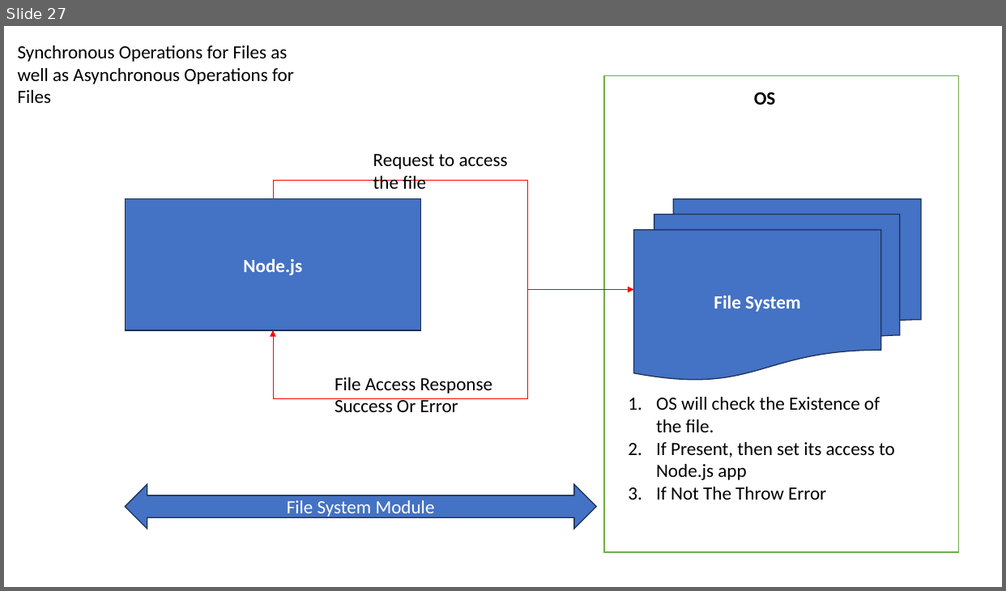
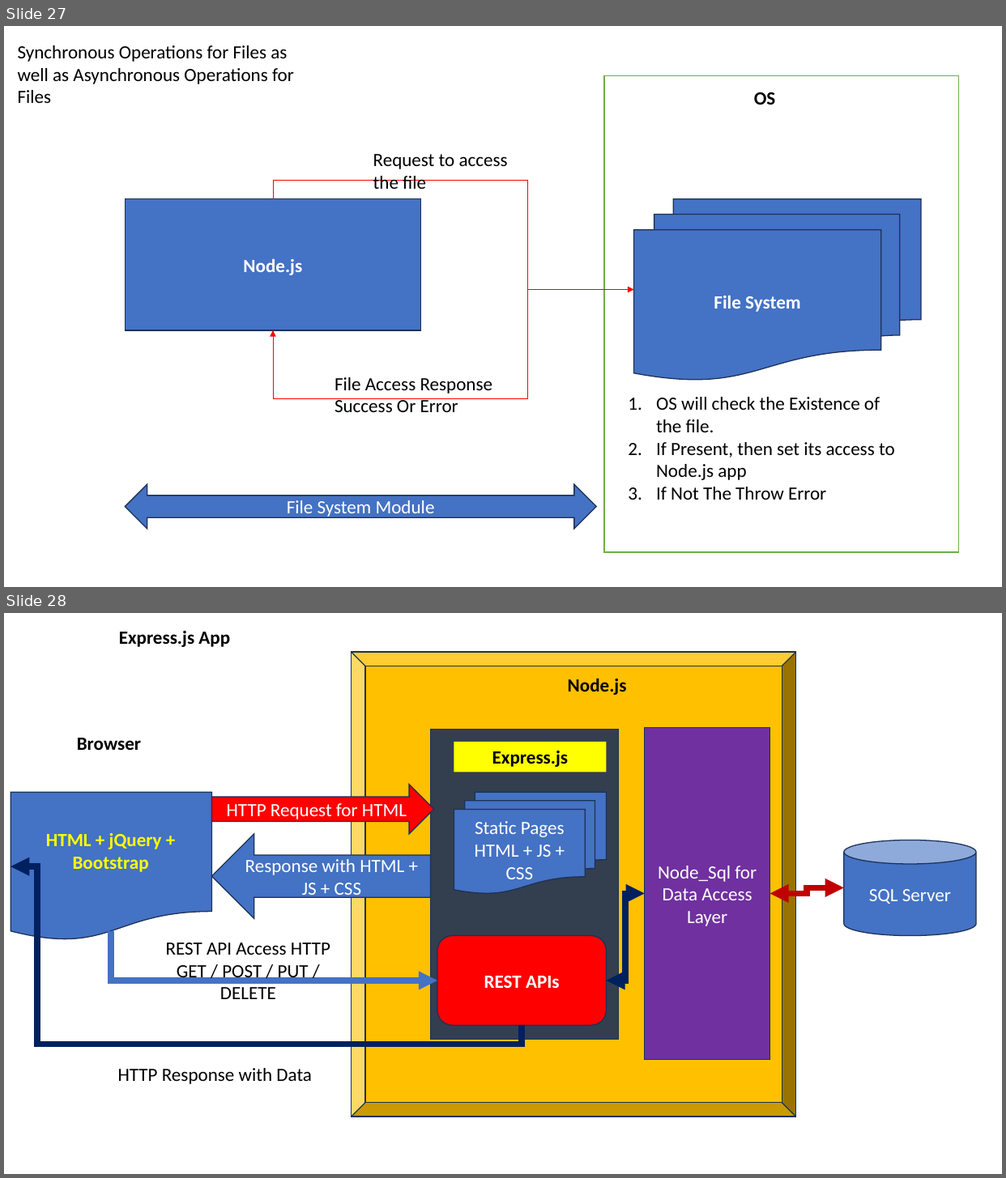
Before and after one commit to maheshsabnis/ugam, a slide deck: Training_Presentetions.pptx. Shown one above the other, each under a label of ours: slide 27 before the commit, slides 27 and 28 after it. The pictures are 1006x591 and 1006x1178 pixels, drawn with LibreOffice and Linux fonts; fonts in the diff are those of the drawing. Boxes give left, top, right and bottom in pixels: in the first picture for what was removed or moved away, otherwise in the second. Text is boxed around its words. In the diff, an @@ line names an element or a change of style, - is before the commit and + after.

```diff
--- a/Training_Presentetions.pptx
+++ b/Training_Presentetions.pptx
@@ slide 28 added at (4,613,1002,1174), background #FFFFFF @@
@@ text added at (119,631,230,647), 18 pt, text #000000, bold @@
+Express.js App
@@ bevel added at (351,652,796,1117), fill #FFC000, outline #1E3256 1 pt @@
@@ text added at (568,678,627,695), 18 pt, text #000000, bold @@
+Node.js
@@ rectangle added at (431,729,619,1040), fill #333F50, outline #1E3256 1 pt @@
@@ rectangle added at (645,727,769,1059), fill #7030A0, outline #1E3256 1 pt, 18 pt, text #FFFFFF @@
+Node_Sql for Data Access Layer
@@ text added at (77,738,141,750), 18 pt, text #000000, bold @@
+Browser
@@ rectangle added at (454,742,606,772), fill #FFFF00, 18 pt, text #000000, bold @@
+Express.js
@@ flow chart document added at (10,793,212,942), fill #4472C4, outline #1E3256 1 pt @@
@@ right arrow added at (212,785,434,834), fill #FF0000, outline #1E3256 1 pt, 18 pt, text #FFFFFF @@
+HTTP Request for HTML
@@ flow chart multidocument added at (454,793,606,894), fill #4472C4, outline #1E3256 1 pt, 18 pt, text #FFFFFF @@
+Static Pages
+HTML + JS + CSS
@@ text added at (46,833,162,872), 18 pt, text #FFFF00, bold @@
+HTML + jQuery + Bootstrap
@@ left arrow added at (212,834,431,918), fill #4472C4, outline #1E3256 1 pt, 18 pt, text #FFFFFF @@
+Response with HTML + JS + CSS
@@ cylinder added at (844,840,977,935), fill #4472C4, outline #1E3256 1 pt, 18 pt, text #FFFFFF @@
+SQL Server
@@ elbow arrow added from (522, 1025) to (10, 867), #002060 6 pt @@
@@ elbow double arrow added from (607, 981) to (645, 894), #002060 6 pt @@
@@ elbow double arrow added from (769, 894) to (844, 888), #C00000 6 pt @@
@@ elbow arrow added from (111, 931) to (437, 981), #4472C4 6 pt @@
@@ text added at (166,943,330,999), 18 pt, text #000000 @@
+REST API Access HTTP GET / POST / PUT / DELETE
@@ rounded rectangle added at (437,935,607,1025), fill #FF0000, outline #1E3256 1 pt, 18 pt, text #FFFFFF, bold @@
+REST APIs
@@ text added at (118,1068,312,1084), 18 pt, text #000000 @@
+HTTP Response with Data
```
Also in this commit, not shown: 2 other slides added, 17 other files.
